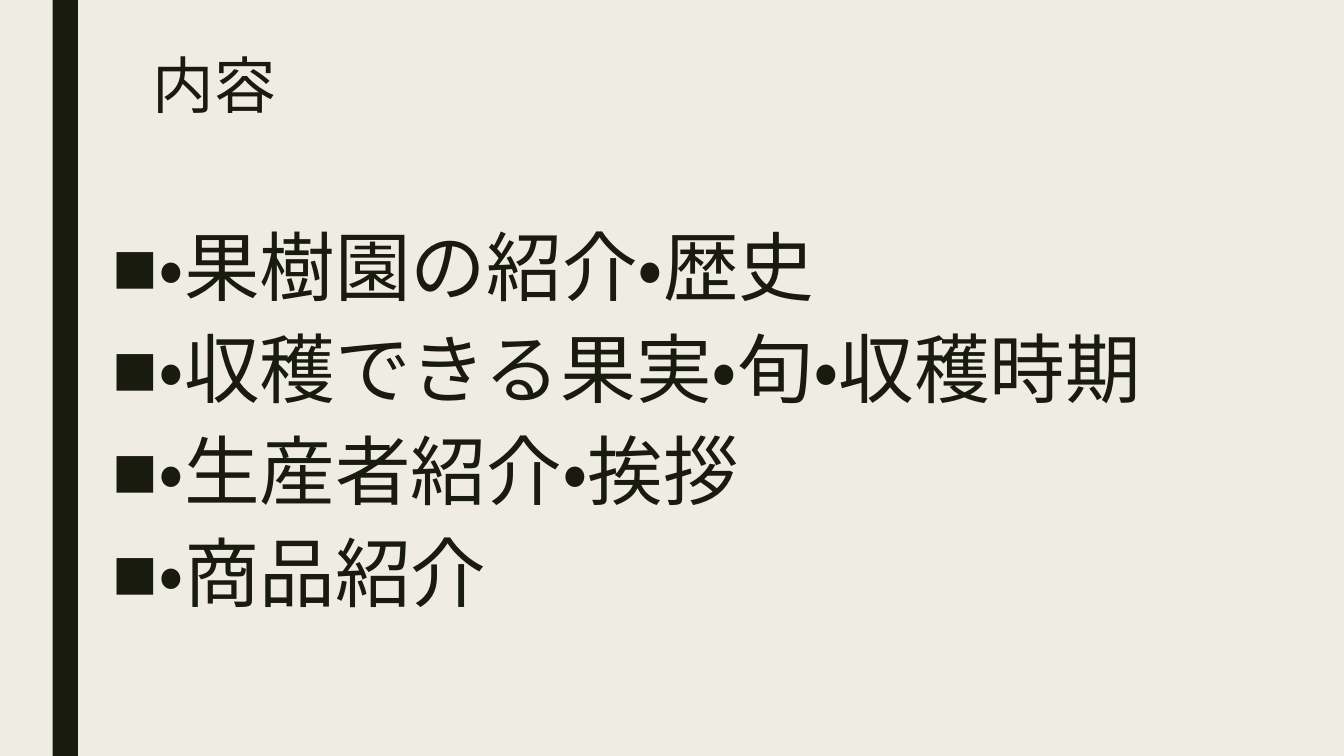
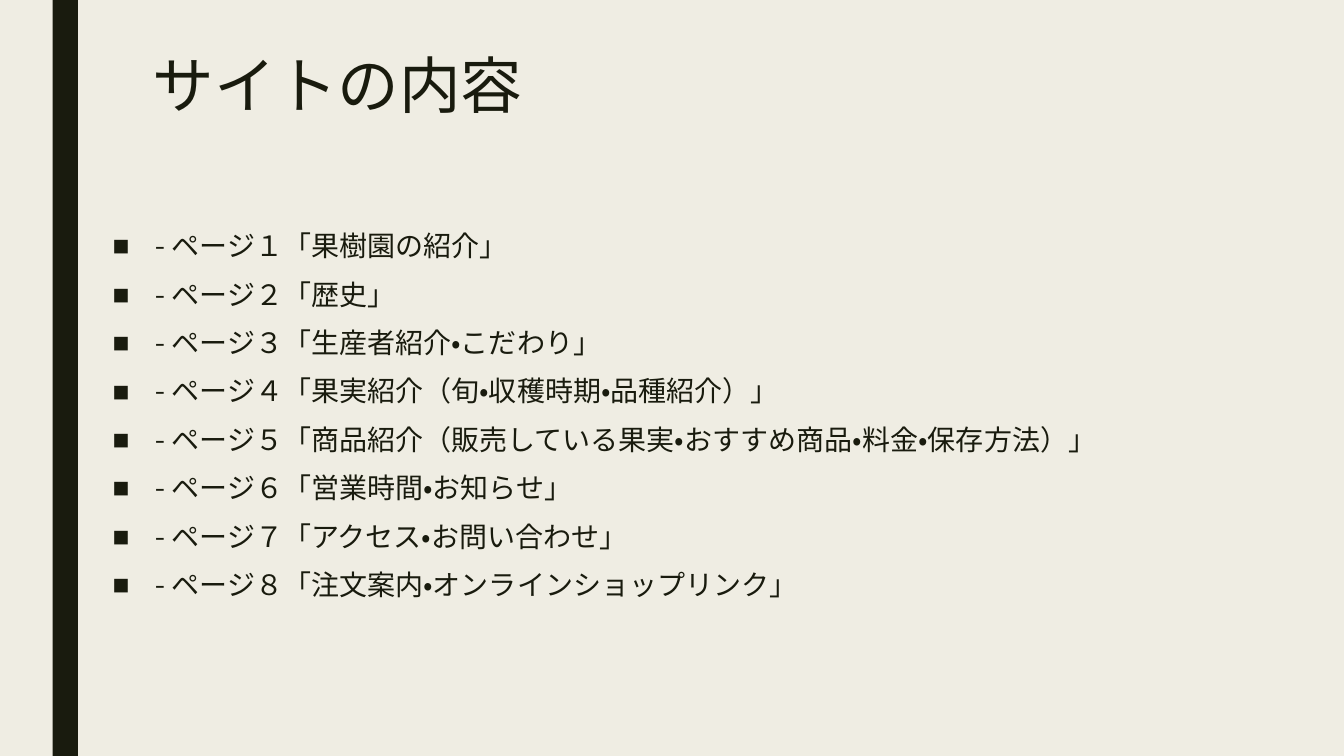
Before and after one commit to kyarame0711/Web, a slide deck: slide 8 of 中間発表.pptx (slide 7 before the commit). Drawn at 1344x756 pixels with LibreOffice and Linux fonts; fonts in the diff are those of the drawing. Boxes give left, top, right and bottom in pixels: in the first picture for what was removed or moved away, otherwise in the second. Text is boxed around its words. In the diff, an @@ line names an element or a change of style, - is before the commit and + after.

```diff
--- a/中間発表.pptx
+++ b/中間発表.pptx
@@ title at [153, 56, 523, 113]: text changed @@
-内容
+サイトの内容
@@ text at [172, 232, 1097, 598]: text changed; size 54 to 20 pt @@
-■ ・果樹園の紹介・歴史
-■ ・収穫できる果実・旬・収穫時期
-■ ・生産者紹介・挨拶
-■ ・商品紹介
+■ - ページ１「果樹園の紹介」
+■ - ページ２「歴史」
+■ - ページ３「生産者紹介・こだわり」
+■ - ページ４「果実紹介（旬・収穫時期・品種紹介）」
+■ - ページ５「商品紹介（販売している果実・おすすめ商品・料金・保存方法）」
+■ - ページ６「営業時間・お知らせ」
+■ - ページ７「アクセス・お問い合わせ」
+■ - ページ８「注文案内・オンラインショップリンク」
```
Also in this commit, not shown: 6 other slides changed, 3 slides added, 1 slide removed, 1 other file.
